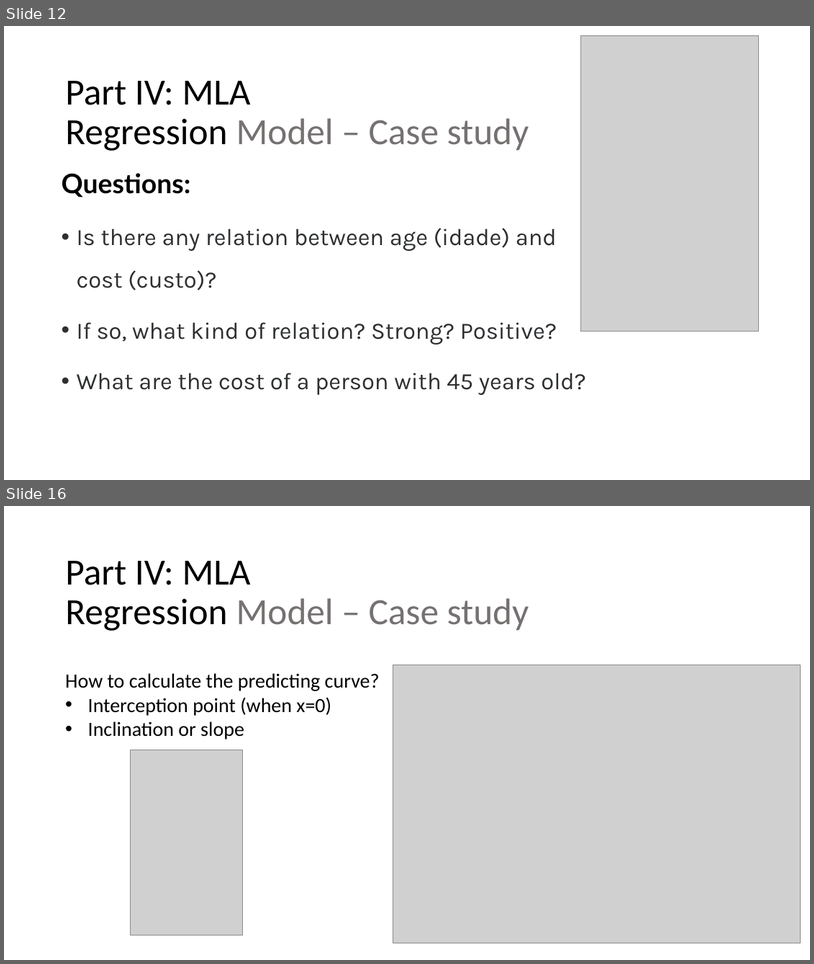
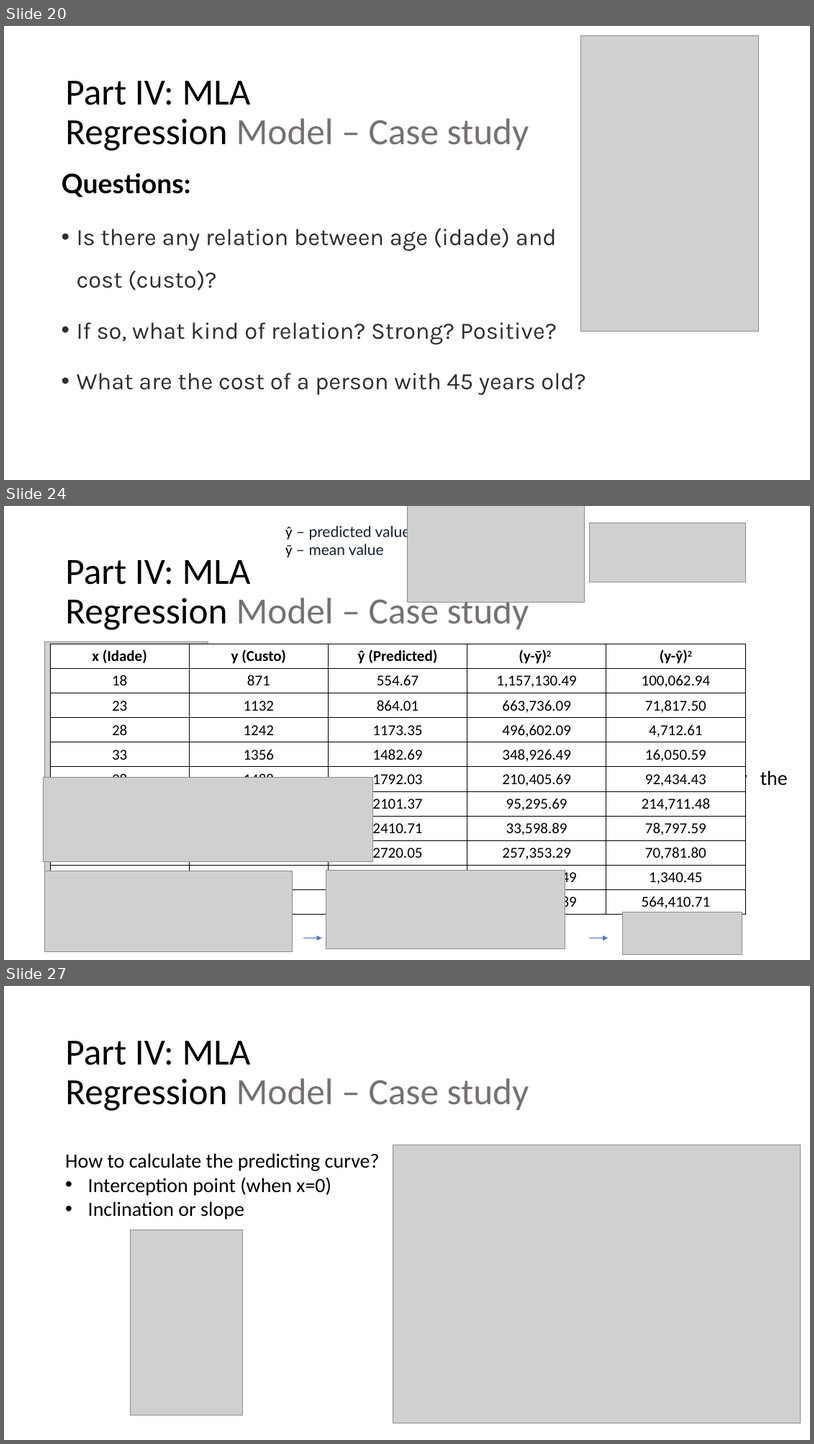
Before and after one commit to luferIPCA/MIA-MLA-25-26, a slide deck: Slides/5 - MIA - MLA -II - Regression.ppsx. Shown one above the other, each under a label of ours: slides 12 and 16 before the commit, slides 20, 24 and 27 after it; the slides between them are not shown. The pictures are 814x964 and 814x1444 pixels, drawn with LibreOffice and Linux fonts; fonts in the diff are those of the drawing; grey boxes stand for pictures. Boxes give left, top, right and bottom in pixels: in the first picture for what was removed or moved away, otherwise in the second. Text is boxed around its words. In the diff, an @@ line names an element or a change of style, - is before the commit and + after.

Commit message:
Refression Models

```diff
--- a/Slides/5 - MIA - MLA -II - Regression.ppsx
+++ b/Slides/5 - MIA - MLA -II - Regression.ppsx
@@ slide 24 added at (4,506,810,960), background #FFFFFF @@
@@ text added at (286,523,411,558), 18 pt, text #141F31 @@
+ŷ – predicted value
+ȳ – mean value
@@ picture added at (407,506,585,602) @@
@@ picture added at (589,523,746,582) @@
@@ title added at (65,560,530,630), 44 pt, text #000000 @@
+Part IV: MLA
+Regression Model – Case study
@@ picture added at (45,641,208,911) @@
@@ table added at (50,644,746,914), 11 rows, 5 columns @@
+x (Idade) | y (Custo) | ŷ (Predicted) | (y-ȳ)2 | (y-ŷ)2
+18 | 871 | 554.67 | 1,157,130.49 | 100,062.94
+23 | 1132 | 864.01 | 663,736.09 | 71,817.50
+28 | 1242 | 1173.35 | 496,602.09 | 4,712.61
+33 | 1356 | 1482.69 | 348,926.49 | 16,050.59
+38 | 1488 | 1792.03 | 210,405.69 | 92,434.43
+43 | 1638 | 2101.37 | 95,295.69 | 214,711.48
+48 | 2130 | 2410.71 | 33,598.89 | 78,797.59
+53 | 2454 | 2720.05 | 257,353.29 | 70,781.80
+58 | 3066 | 3029.39 | 1,252,832.49 | 1,340.45
+63 | 4090 | 3338.73 | 4,593,734.89 | 564,410.71
@@ rectangle added at (229,651,794,903), fill #FFFFFF, outline #FFFFFF 1 pt, 24 pt, text #000000 @@
+Correlation (r): 0,93 (strong)
+R2 = 0.86
+• 86% of the dependent variable (cost) is explained by the independent variable (age)
+• 14% is due to variables not included in the model or ignored
@@ picture added at (44,777,373,862) @@
@@ picture added at (45,871,293,951) @@
@@ picture added at (327,870,566,948) @@
@@ picture added at (623,911,743,954) @@
@@ arrow added from (304, 938) to (322, 938), #4472C4 0.5 pt @@
@@ arrow added from (589, 938) to (608, 938), #4472C4 0.5 pt @@
@@ what was slide 12 is now slide 20 @@
@@ what was slide 16 is now slide 27 @@
```
Also in this commit, not shown: 11 slides changed, 6 other slides added.
